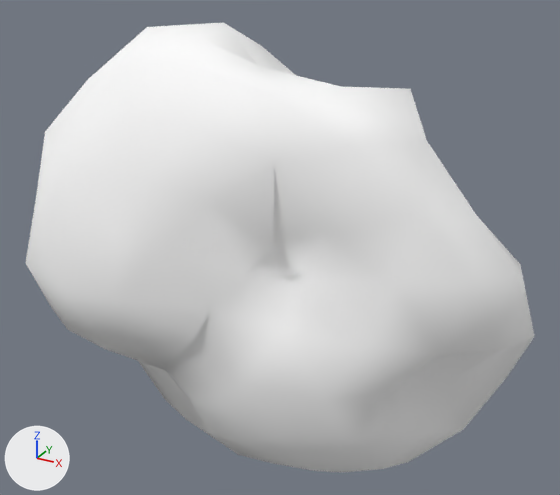
Two versions of the glTF model assets/asteroids/asteroid_sml_01.glb, one commit apart.
Both versions are drawn from a camera (50 mm lens) standing at (1.69, -2.92, 1.61) and looking at (0.05, 0.06, 0.12). Lighting does not change. The marker at lower left points along +X, +Y and +Z. The first picture is the older version. Vertices at exactly the same position are counted once.

In view in the first picture: 'asteroid_sml_01'.
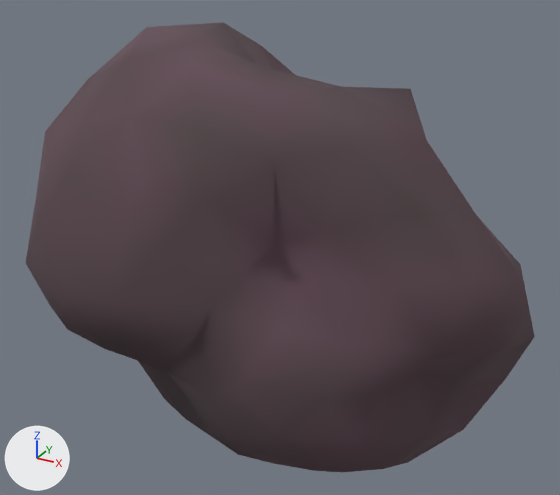
Changed parts and their boxes [x1, y1, x2, y2] in the pictures (560 x 495 px):
'asteroid_sml_01', recoloured (darker)
    both: [26, 22, 535, 472]

Edits to the bpy script that builds the scene:
```text
Change mat_rock_asteroid_sml_01:
    where n0 = _N.new('ShaderNodeBsdfPrincipled'); n0.name = 'Principled BSDF'
    remove n0.inputs[0].default_value = (1.0, 1.0, 1.0, 1.0)  # 'Base Color', white #ffffff
    n0.inputs[1].default_value: 0.0438 -> 0.036  # 'Metallic'
    n0.inputs[2].default_value: 0.925 -> 0.889  # 'Roughness'
    add n2 = _N.new('ShaderNodeVertexColor'); n2.name = 'Color Attribute'
    add _L.new(n2.outputs[0], n0.inputs[0])  # 'Color' to 'Base Color'
Change me_icosphere:
    where me_icosphere.from_pydata(...)  # 162 vertices, 320 faces; spans x -1.29..1.27, y -0.59..0.56, z -1.05..1.13
    used by ob_asteroid_sml_01; location = (0.0, 0.0, 0.0)
    me_icosphere part 1: vertex colours changed
```
